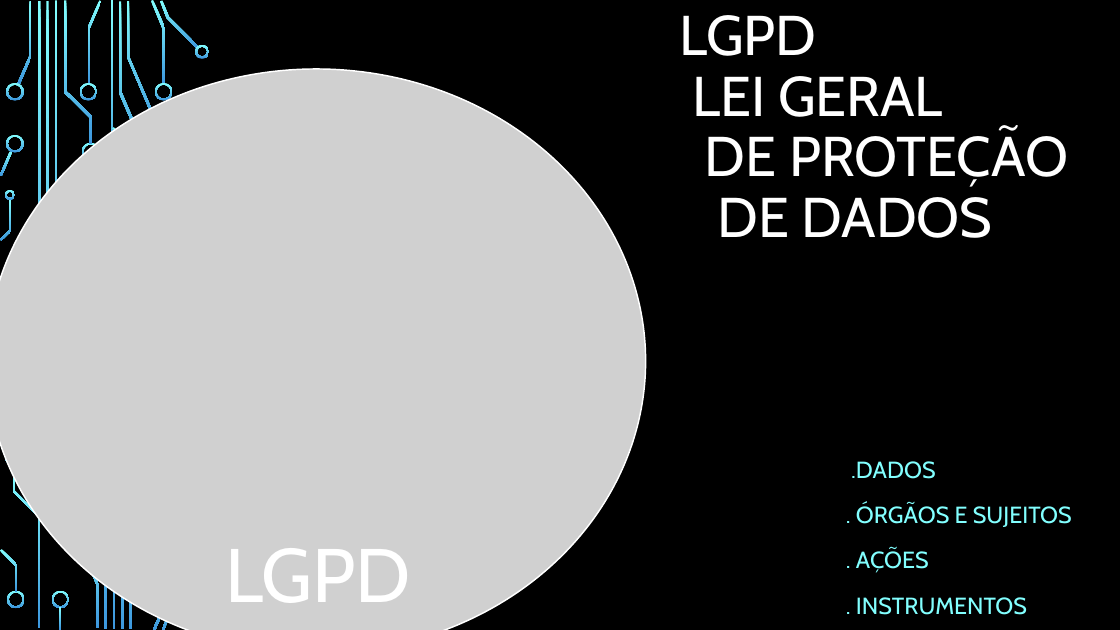
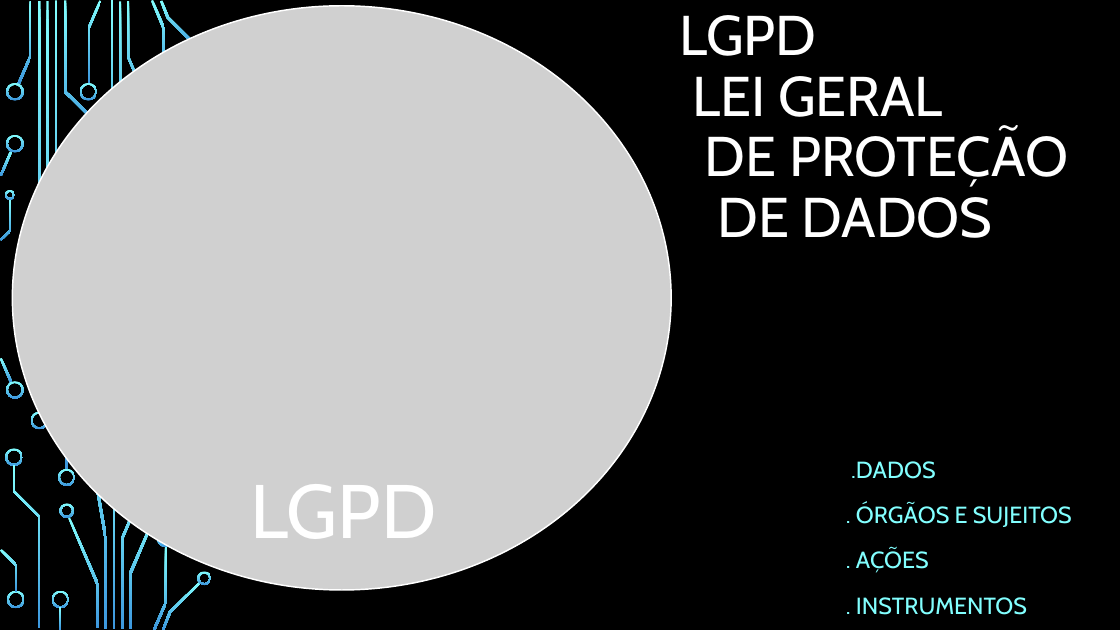
Before and after one commit to Matheusjanierry/meu-curso-fulldtask, a slide deck: slide 1 of Mòdulo 03/Banco de dados/Atividade 01/atividade do mathews.pptx. Drawn at 1120x630 pixels with LibreOffice and Linux fonts; fonts in the diff are those of the drawing; grey boxes stand for pictures; background and template pictures are left out. Boxes give left, top, right and bottom in pixels: in the first picture for what was removed or moved away, otherwise in the second. Text is boxed around its words. In the diff, an @@ line names an element or a change of style, - is before the commit and + after.

```diff
--- a/Mòdulo 03/Banco de dados/Atividade 01/atividade do mathews.pptx
+++ b/Mòdulo 03/Banco de dados/Atividade 01/atividade do mathews.pptx
@@ picture: place and size @@
-picture at <box>0,69,645,630</box>
+picture at <box>13,6,671,591</box>
@@ text "LGPD": place and size @@
-text "LGPD" at <box>225,548,411,603</box>
+text "LGPD" at <box>251,484,437,539</box>
```
Also in this commit, not shown: 1 other file.
